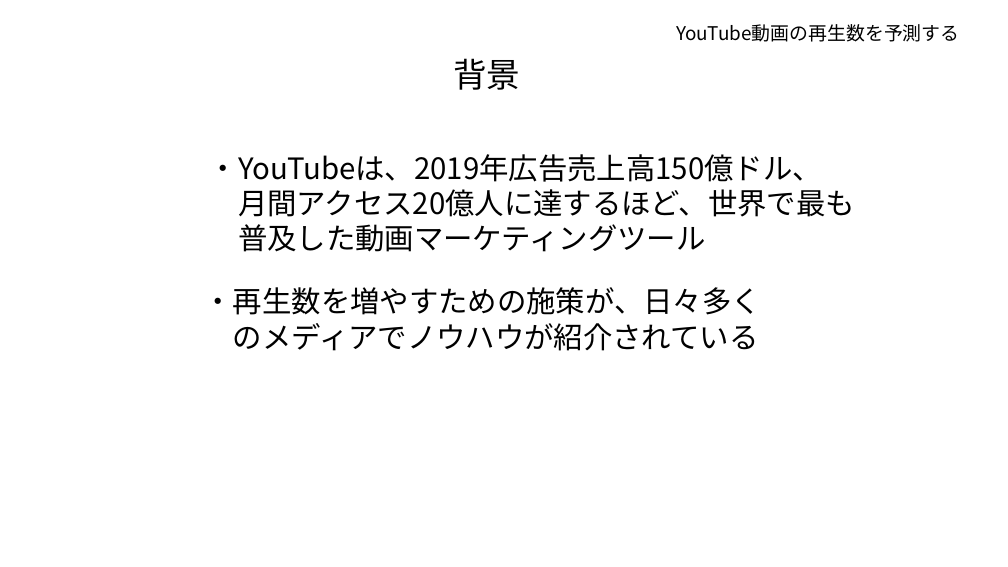
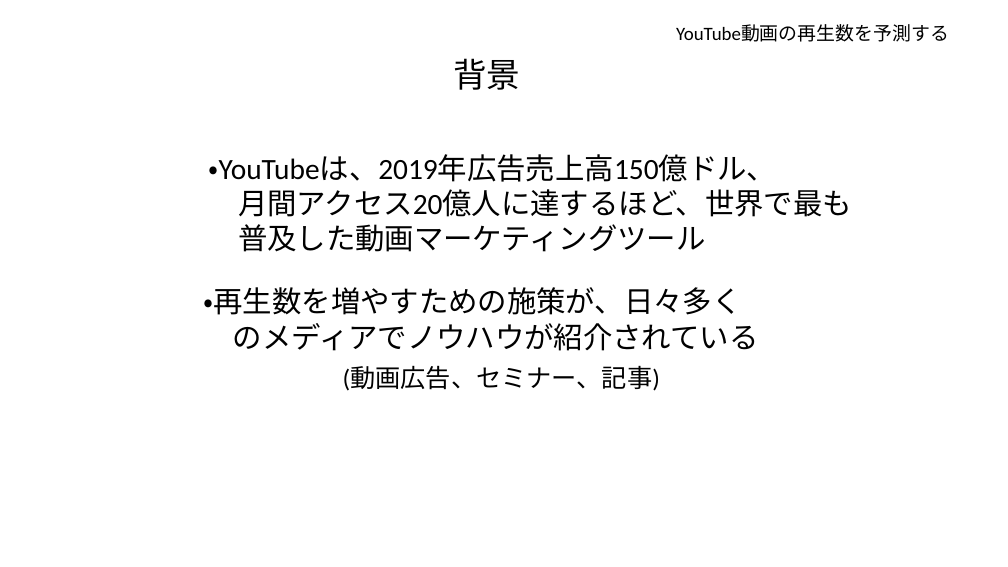
Before and after one commit to tsuru-kazu/research, a slide deck: slide 2 of docs/PD3_interim_report.pptx. Drawn at 1008x567 pixels with LibreOffice and Linux fonts; fonts in the diff are those of the drawing. Boxes give left, top, right and bottom in pixels: in the first picture for what was removed or moved away, otherwise in the second. Text is boxed around its words. In the diff, an @@ line names an element or a change of style, - is before the commit and + after.

```diff
--- a/docs/PD3_interim_report.pptx
+++ b/docs/PD3_interim_report.pptx
@@ font Noto Sans CJK JP to Calibri in 3 elements at box(209, 154, 852, 252), box(204, 287, 759, 351), box(676, 24, 949, 42) @@
@@ text added at box(343, 367, 660, 391), 24 pt, text #000000 @@
+(動画広告、セミナー、記事)
```
Also in this commit, not shown: 10 other slides changed, 4 other files.
